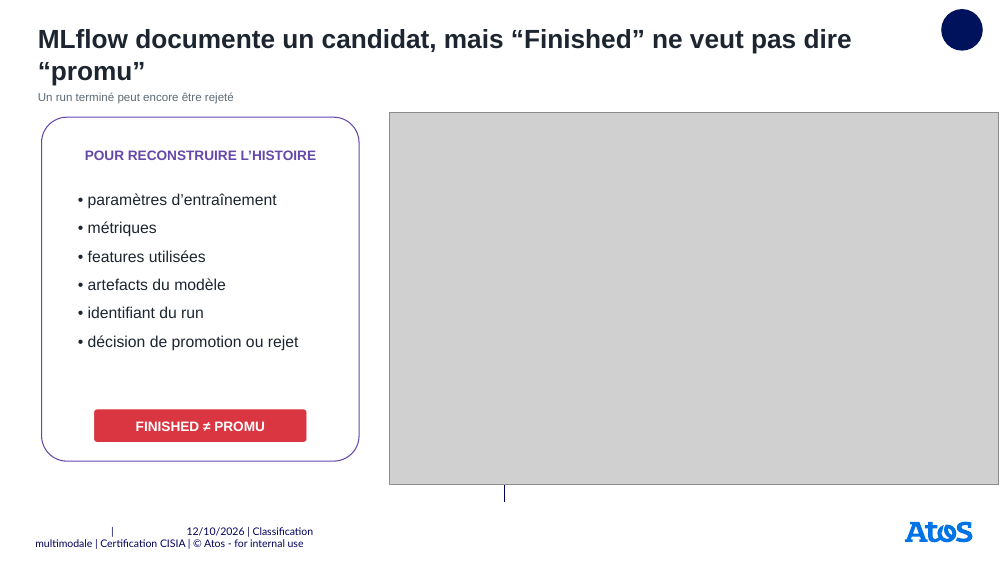
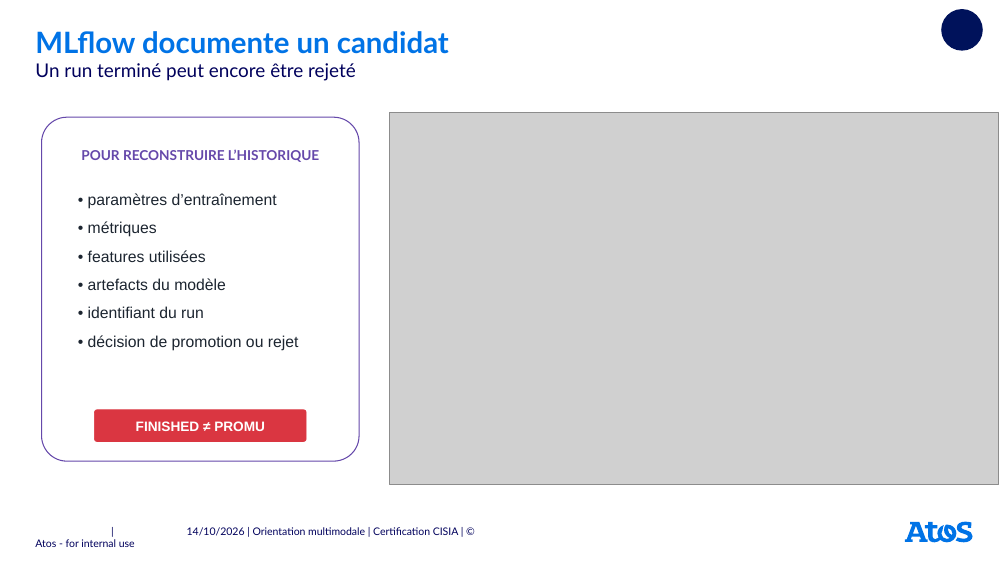
Before and after one commit to userZku/multimodal-classification, a slide deck: slide 25 of reports/soutenance/presentation-certification-atos-v2.pptx (slide 18 before the commit). Drawn at 1008x567 pixels with LibreOffice and Linux fonts; fonts in the diff are those of the drawing; grey boxes stand for pictures; background and template pictures are left out. Boxes give left, top, right and bottom in pixels: in the first picture for what was removed or moved away, otherwise in the second. Text is boxed around its words. In the diff, an @@ line names an element or a change of style, - is before the commit and + after.

```diff
--- a/reports/soutenance/presentation-certification-atos-v2.pptx
+++ b/reports/soutenance/presentation-certification-atos-v2.pptx
@@ text removed at [38, 29, 852, 54] @@
-MLflow documente un candidat, mais “Finished” ne veut pas dire “promu”
@@ text "Un run terminé peut encore ...": place and size @@
-text "Un run terminé peut encore ..." at [38, 92, 234, 104]
+text "Un run terminé peut encore ..." at [35, 63, 356, 81]
@@ text "Un run terminé peut encore ..." at [35, 63, 356, 81]: size 11 to 18 pt, font Arial to Lato, text colour #5C6974 to #00005C @@
@@ title added at [35, 31, 449, 54], 28 pt, text #0073E6, bold @@
+MLflow documente un candidat
@@ line removed from (504, 119) to (504, 503) @@
@@ text at [81, 149, 319, 162]: text changed; font Arial to Lato @@
-POUR RECONSTRUIRE L’HISTOIRE
+POUR RECONSTRUIRE L’HISTORIQUE
@@ text at [187, 527, 459, 536]: text changed @@
-| 12/10/2026 | Classification multimodale | Certification CISIA | © Atos - for internal use
+| 14/10/2026 | Orientation multimodale | Certification CISIA | © Atos - for internal use
```
Also in this commit, not shown: 21 other slides changed, 9 slides added, 2 slides removed, 17 other files.
